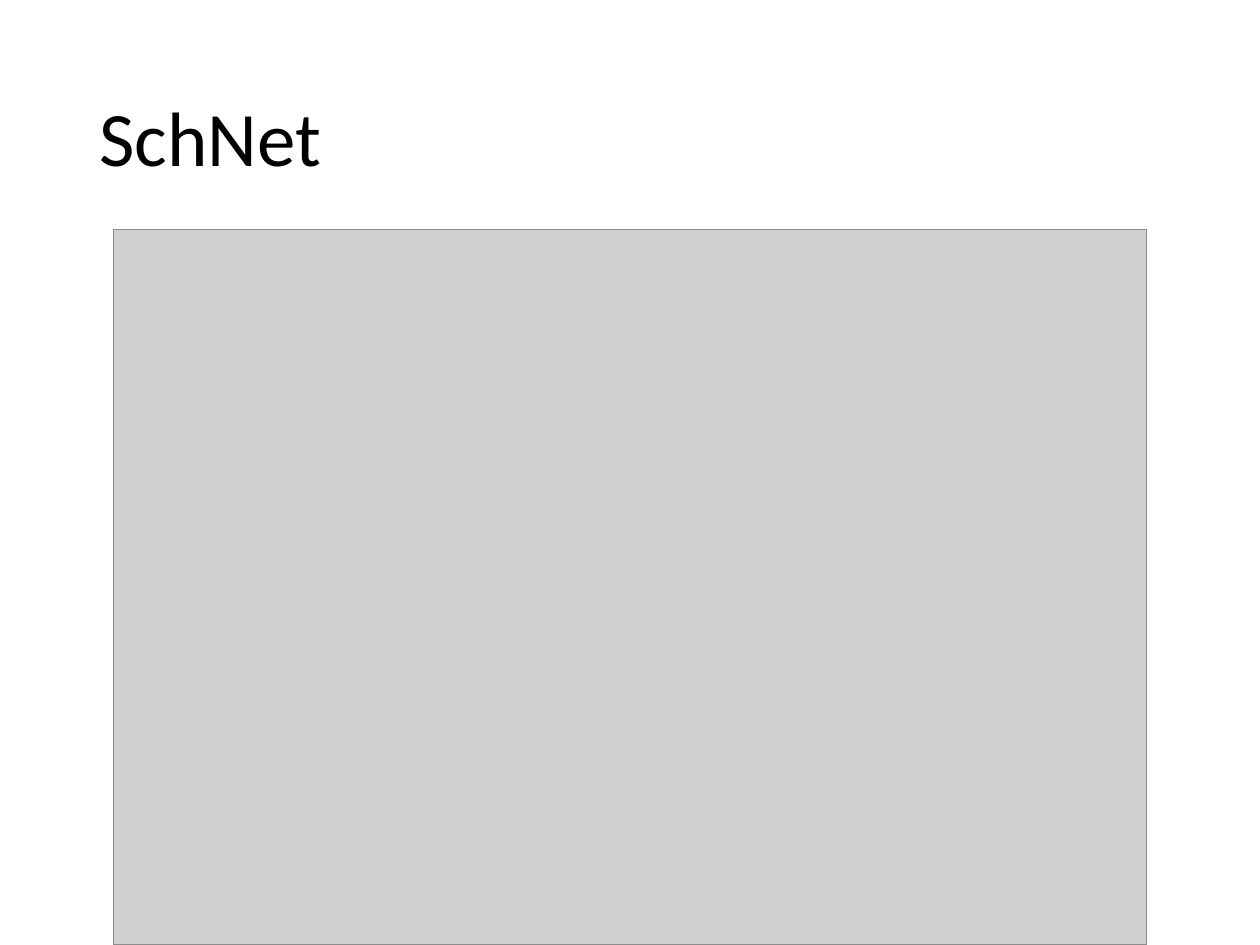
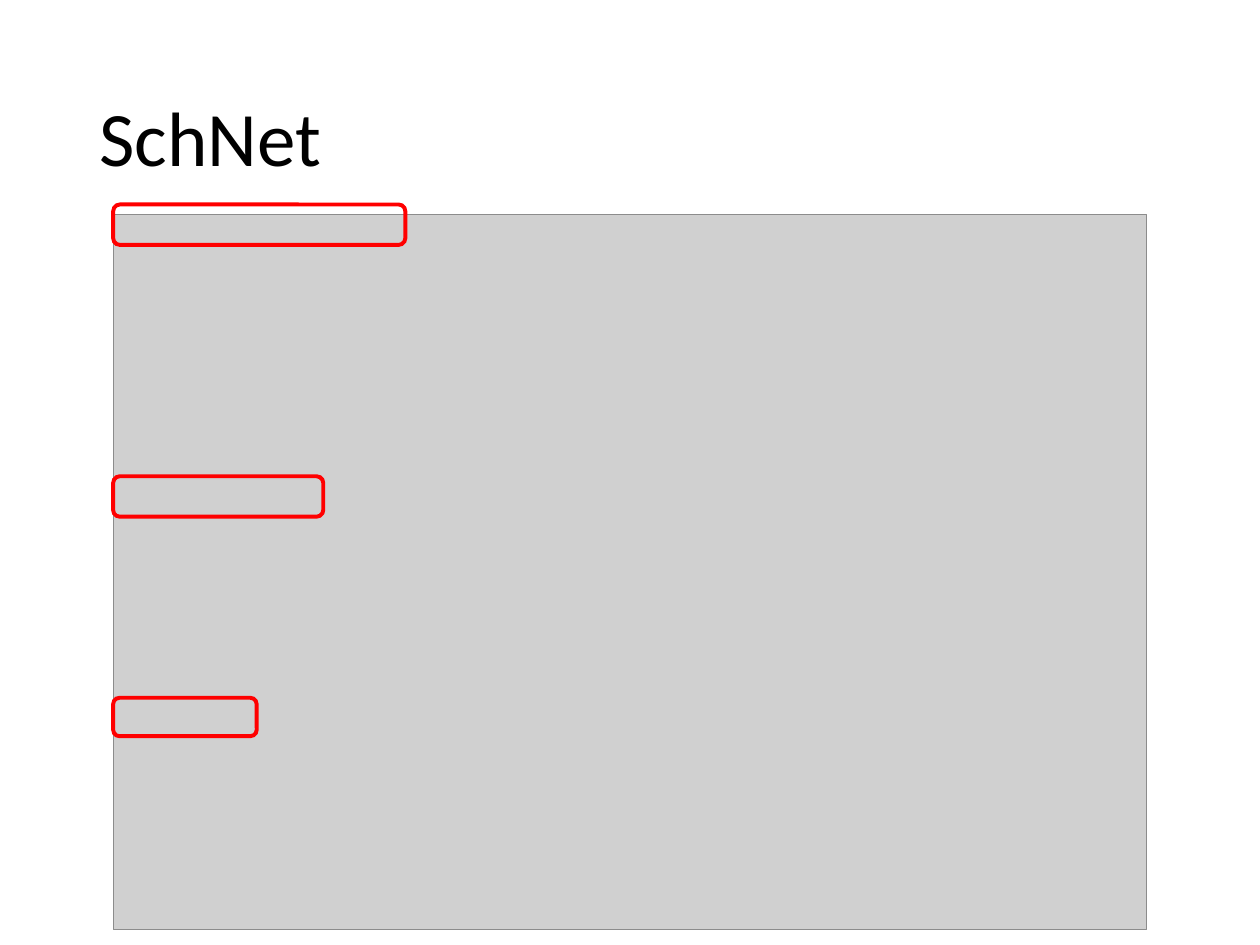
Before and after one commit to jiaweile/discussion-hpc-ai, a slide deck: slide 11 of LearningMaterials/week5/SchNet.pptx (slide 8 before the commit). Drawn at 1260x945 pixels with LibreOffice and Linux fonts; fonts in the diff are those of the drawing; grey boxes stand for pictures. Boxes give left, top, right and bottom in pixels: in the first picture for what was removed or moved away, otherwise in the second. Text is boxed around its words. In the diff, an @@ line names an element or a change of style, - is before the commit and + after.

```diff
--- a/LearningMaterials/week5/SchNet.pptx
+++ b/LearningMaterials/week5/SchNet.pptx
@@ rounded rectangle added at [113,204,406,244], outline #FF0000 2.25 pt @@
@@ picture: place and size @@
-picture at [113,229,1147,945]
+picture at [113,214,1147,930]
@@ rounded rectangle added at [113,476,324,517], outline #FF0000 2.25 pt @@
@@ rounded rectangle added at [113,698,257,737], outline #FF0000 2.25 pt @@
```
Also in this commit, not shown: 11 other slides changed, 9 slides added, 1 slide removed.
